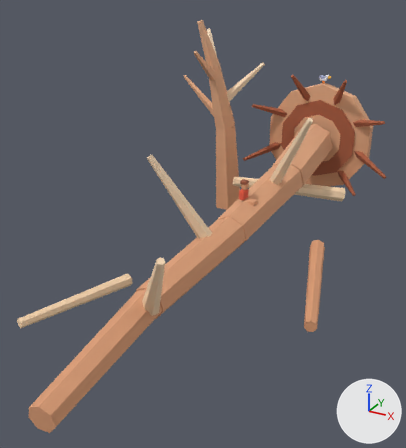
One commit to the glTF model public/assets/toycar/set-driftwood-trunk.glb: the scene before it, then after it.
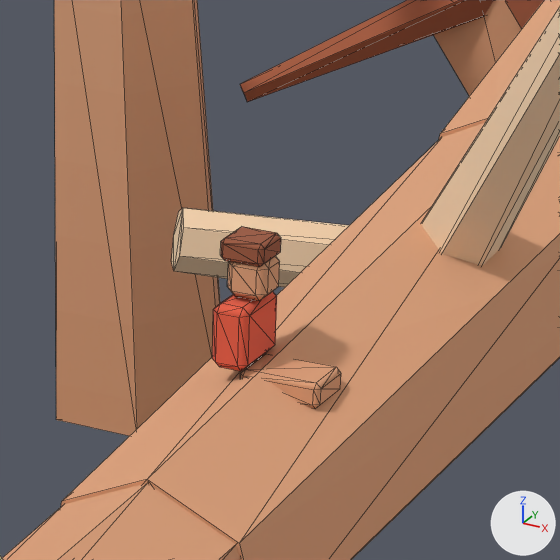
Each version is shown whole from a camera (50 mm lens) standing at (3.7, -7.67, 4.4) and looking at (-0.33, -0.34, 0.73), then close up on the part from 51% to 71% of the width and 33% to 51% of the height. Every picture has the same lights, and +X, +Y and +Z are marked at lower right. The first two pictures are the older version. The close-ups show mesh edges as thin lines. Where no turn or scale is listed for an object, it has been applied to the vertices. Vertices at exactly the same position are counted once.

The older version as bpy lines, for what is in view:
```python
me_trunk = bpy.data.meshes.new('trunk')
me_trunk.from_pydata(...)  # 466 vertices, 800 faces; spans x -2.78..1.93, y -7.74..1.43, z -1.35..2.7
me_trunk.materials.append(mat_colormap)  # picture img_colormap_png
ob_trunk = bpy.data.objects.new('trunk', me_trunk)
ob_trunk.location = (0.05, 3.225, 0.925)
```
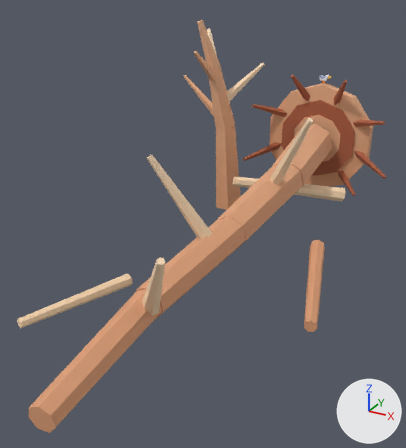
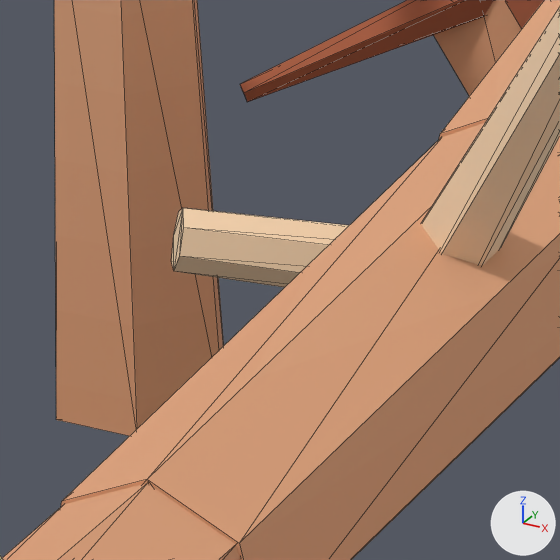
The change in detail:
me_trunk is used by ob_trunk; location (0.05, 3.225, 0.925).
me_trunk had 466 vertices, 800 faces and spanned x -2.78..1.93, y -7.74..1.43, z -1.35..2.7.
me_trunk now has 370 vertices, 624 faces and spans x -2.78..1.93, y -7.74..1.43, z -1.35..2.7.
me_trunk part 1: the loose piece of 24 vertices spanning x -0.14..-0.03, y -2.68..-2.57, z 0.16..0.27 is deleted.
me_trunk part 2: the loose piece of 24 vertices spanning x -0.15..-0.03, y -2.68..-2.56, z 0.26..0.32 is deleted.
me_trunk part 3: the loose piece of 24 vertices spanning x -0.08..0.14, y -2.7..-2.55, z -0.08..-0.01 is deleted.
me_trunk part 4: the loose piece of 24 vertices spanning x -0.15..-0.05, y -2.72..-2.52, z -0.01..0.16 is deleted.

Where the change shows, as pixel boxes [x1, y1, x2, y2] in the close-ups (560 x 560 px):
part 1 of me_trunk, deleted (orange)
    before: [227, 256, 280, 301]
part 2 of me_trunk, deleted (brown)
    before: [220, 227, 281, 267]
part 3 of me_trunk, deleted (beige)
    before: [240, 354, 341, 409]
part 4 of me_trunk, deleted (red)
    before: [212, 291, 277, 371]
